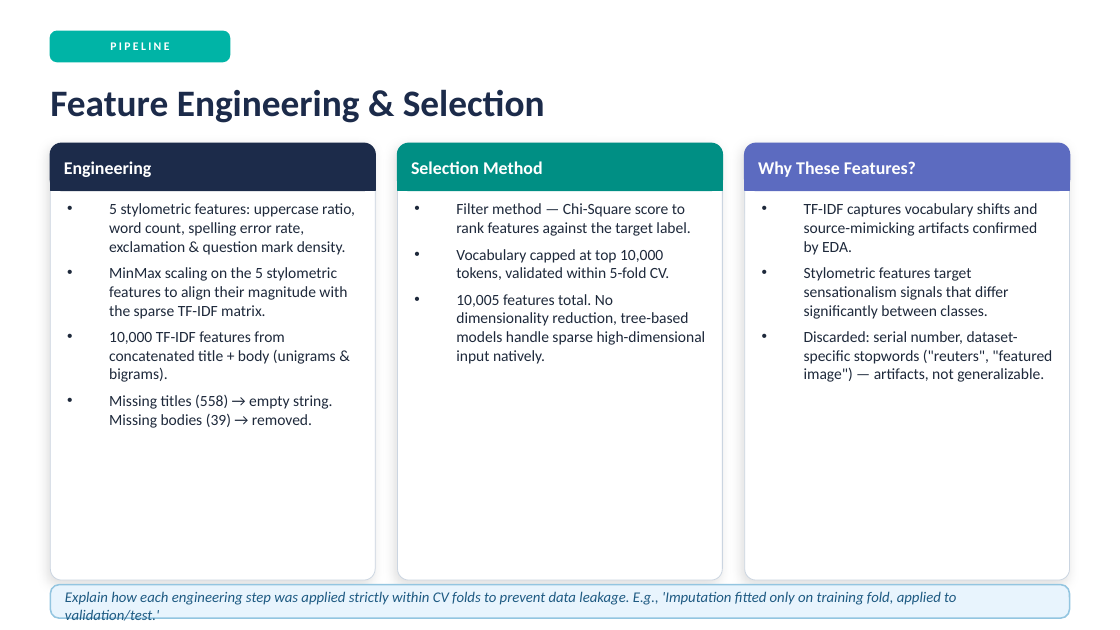
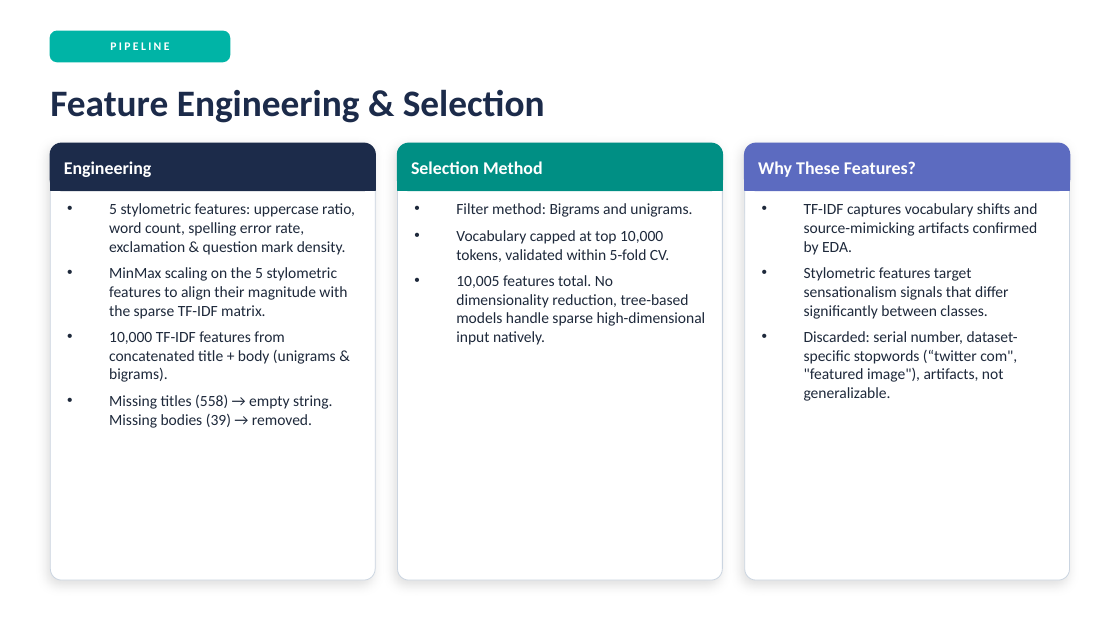
Before and after one commit to jackomazi/data-mining-and-machine-learning-project, a slide deck: slide 6 of project_presentation_template.pptx (slide 7 before the commit). Drawn at 1120x630 pixels with LibreOffice and Linux fonts; fonts in the diff are those of the drawing. Boxes give left, top, right and bottom in pixels: in the first picture for what was removed or moved away, otherwise in the second. Text is boxed around its words. In the diff, an @@ line names an element or a change of style, - is before the commit and + after.

```diff
--- a/project_presentation_template.pptx
+++ b/project_presentation_template.pptx
@@ text at box(456, 203, 692, 217): text changed @@
-• Filter method — Chi-Square score to rank features against the target label.
+• Filter method: Bigrams and unigrams.
@@ text at box(804, 331, 1018, 401): text changed @@
-• Discarded: serial number, dataset-specific stopwords ("reuters", "featured image") — artifacts, not generalizable.
+• Discarded: serial number, dataset-specific stopwords (“twitter com", "featured image"), artifacts, not generalizable.
@@ rounded rectangle removed at box(50, 585, 1070, 618) @@
@@ text removed at box(65, 591, 956, 605) @@
-Explain how each engineering step was applied strictly within CV folds to prevent data leakage. E.g., 'Imputation fitted only on training fold, applied to validation/test.'
```
Also in this commit, not shown: 11 other slides changed, 1 slide removed, 1 other file.
